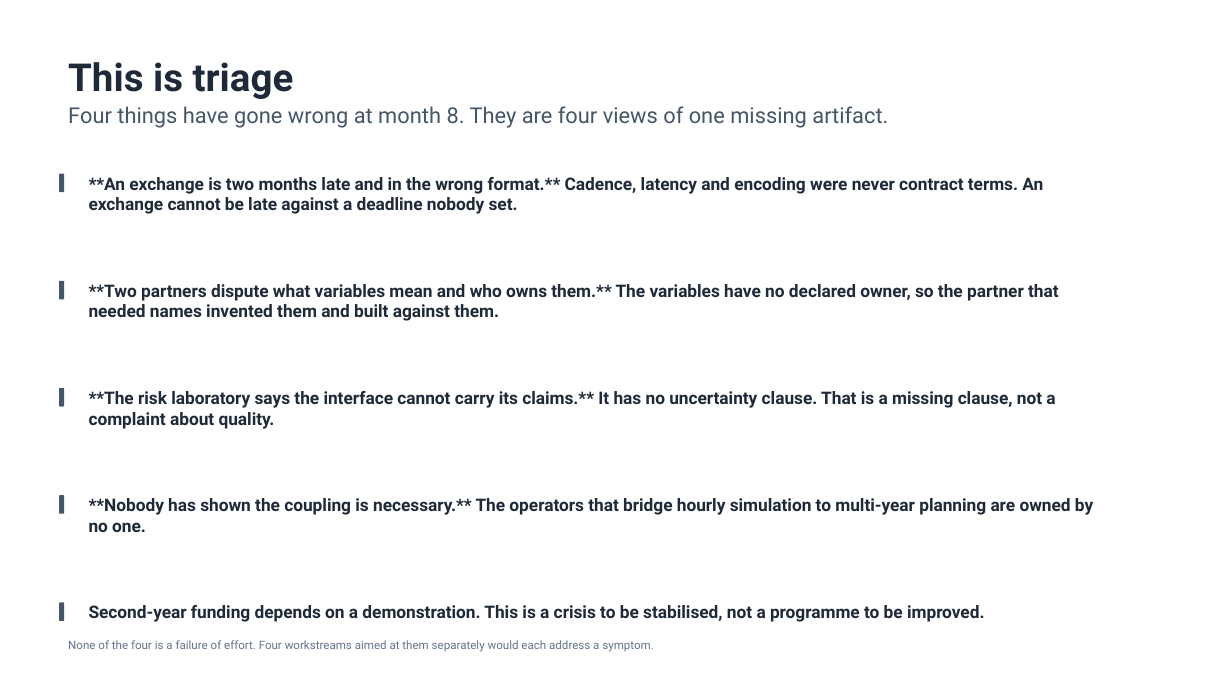
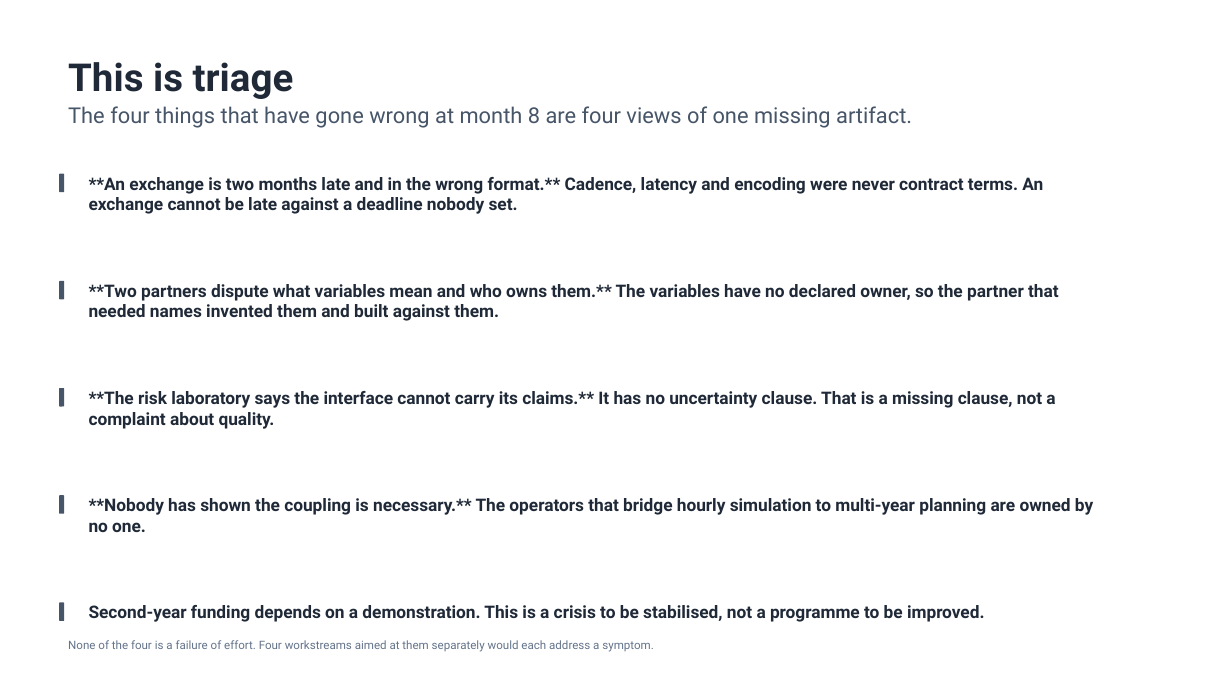
Before and after one commit to fgnxl/oef_ares_case_study, a slide deck: slide 1 of deck/ares_board_deck.pptx. Drawn at 1232x693 pixels with LibreOffice and Linux fonts; fonts in the diff are those of the drawing. Boxes give left, top, right and bottom in pixels: in the first picture for what was removed or moved away, otherwise in the second. Text is boxed around its words. In the diff, an @@ line names an element or a change of style, - is before the commit and + after.

```diff
--- a/deck/ares_board_deck.pptx
+++ b/deck/ares_board_deck.pptx
@@ text at [68,106,912,128]: text changed @@
-Four things have gone wrong at month 8. They are four views of one missing artifact.
+The four things that have gone wrong at month 8 are four views of one missing artifact.
```
Also in this commit, not shown: 1 other slide changed.
